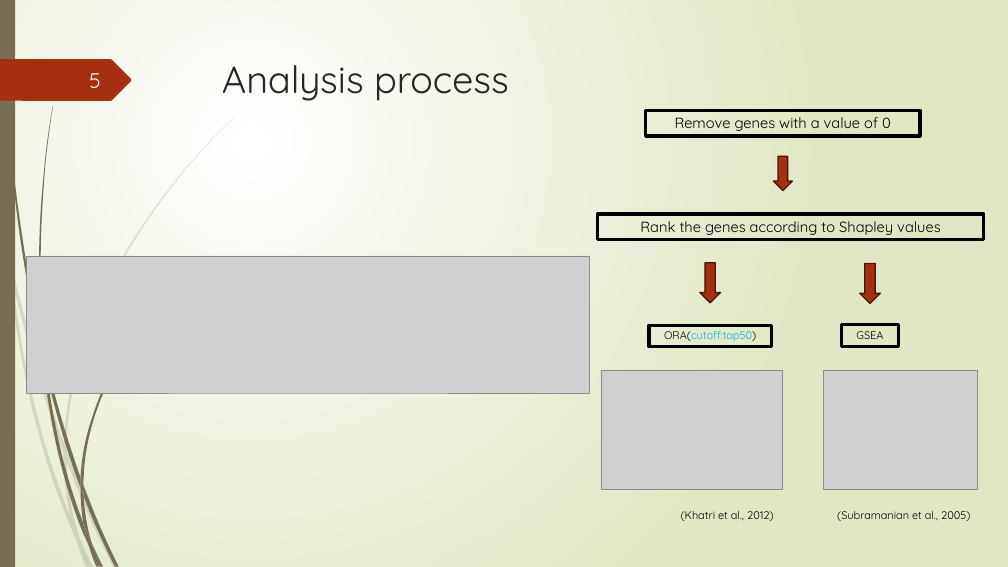
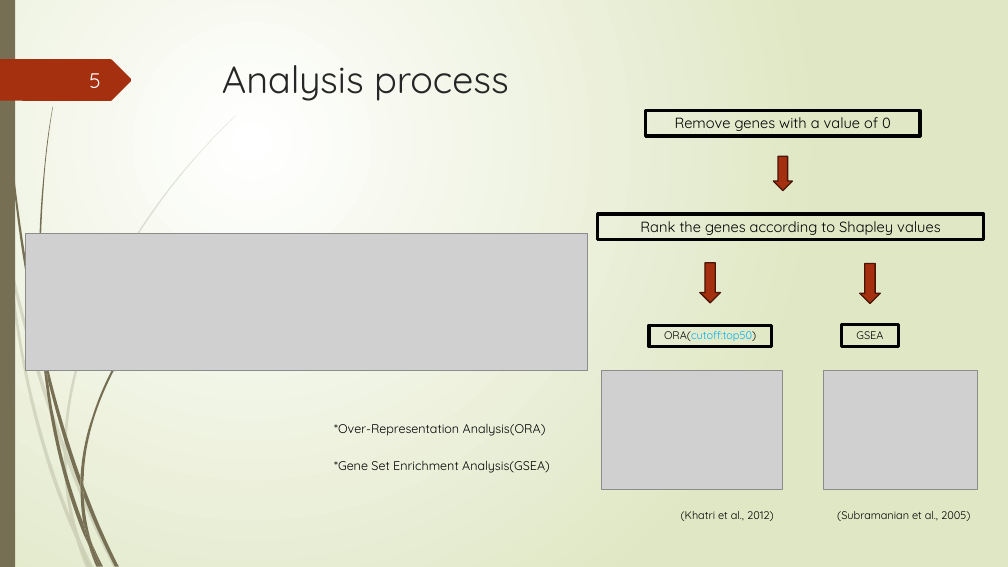
Before and after one commit to Lai-jun-yan/Academia-Sinica-internship-project, a slide deck: slide 5 of 暑期實習進度報告/presentation(1).pptx. Drawn at 1008x567 pixels with LibreOffice and Linux fonts; fonts in the diff are those of the drawing; grey boxes stand for pictures. Boxes give left, top, right and bottom in pixels: in the first picture for what was removed or moved away, otherwise in the second. Text is boxed around its words. In the diff, an @@ line names an element or a change of style, - is before the commit and + after.

```diff
--- a/暑期實習進度報告/presentation(1).pptx
+++ b/暑期實習進度報告/presentation(1).pptx
@@ picture: place and size @@
-picture at (26, 256, 589, 393)
+picture at (25, 233, 588, 370)
@@ freeform shape added at (42, 340, 48, 382), fill #766F54 @@
@@ text added at (334, 424, 546, 436), 12 pt, text #000000 @@
+*Over-Representation Analysis(ORA)
@@ text added at (334, 461, 550, 473), 12 pt, text #000000 @@
+*Gene Set Enrichment Analysis(GSEA)
```
Also in this commit, not shown: 2 other slides changed.
